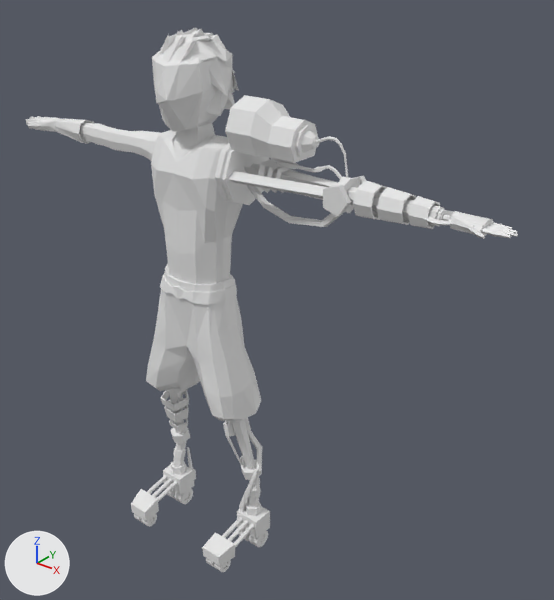
The Blender file Docs/RV/Modelados/Personajes/Cyborg/Cyborg.blend as it was, and as the next commit left it.
Before and after are seen from a 50 mm camera at (8.79, -8.88, 10.75) aimed at (1.26, 0.53, 4.91). Every picture has the same lights, and +X, +Y and +Z are marked at lower left.

Names of what the first picture shows: 'ArmL', 'ArmR', 'FootL', 'FootR', 'Hair', 'Head', 'Pants', 'Torso'.
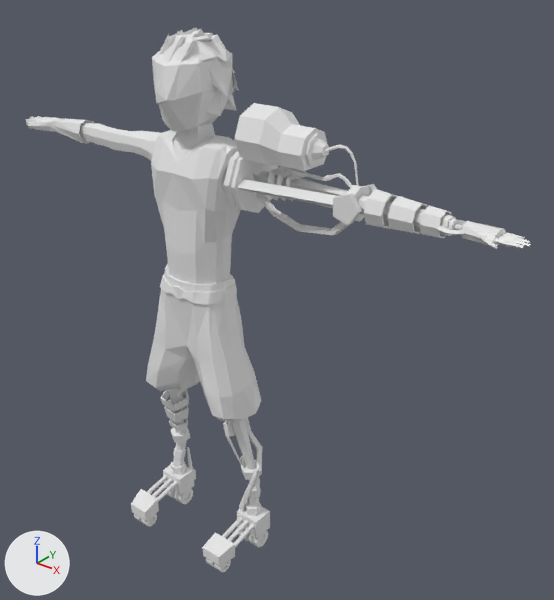
What the commit changed:
me_cube_004 is used by ob_torso; location (0.0, 0.0, 6.59).
me_cube_004 had 87 vertices, 74 faces and spanned x 0.0..0.87, y -0.55..0.51, z -1.52..1.17.
me_cube_004 now has 376 vertices, 367 faces and spans x -4.51..0.87, y -0.55..0.67, z -1.52..1.17.
me_cube_004 part 1: a new loose piece of 198 vertices spanning x -4.51..-0.63, y -0.39..0.24, z 0.29..1.03.
me_cube_004 part 2: a new loose piece of 25 vertices spanning x -2.22..-0.57, y 0.1..0.67, z 0.71..0.82.
Part 3, on me_cube_004:
66 vertices are added at x -0.87..-0.12, y -0.55..0.51, z -1.52..1.17.
74 new faces join them.
Object 'Torso' (ob_torso) loses its MIRROR modifier named 'Mirror'.
Object 'ArmL' (ob_arml) moves from (0.75, 0.0, 7.3) to (0.93, 0.0, 7.21).

Boxes (x1, y1, x2, y2) around the edits, measured in the pictures (554 x 600 px):
'ArmL', moved
    before: (215, 95, 518, 239)
    after: (224, 103, 531, 249)
'Torso', reshaped, modifiers changed (135% wider, 9% taller)
    before: (151, 130, 242, 284)
    after: (26, 116, 241, 284)
part 1 of me_cube_004, added
    after: (26, 116, 159, 161)
part 2 of me_cube_004, added
    after: (133, 131, 160, 134)
part 3 of me_cube_004, added
    after: (151, 130, 182, 280)
'ArmR', unchanged, covered by the edit
    before: (26, 116, 160, 161)
